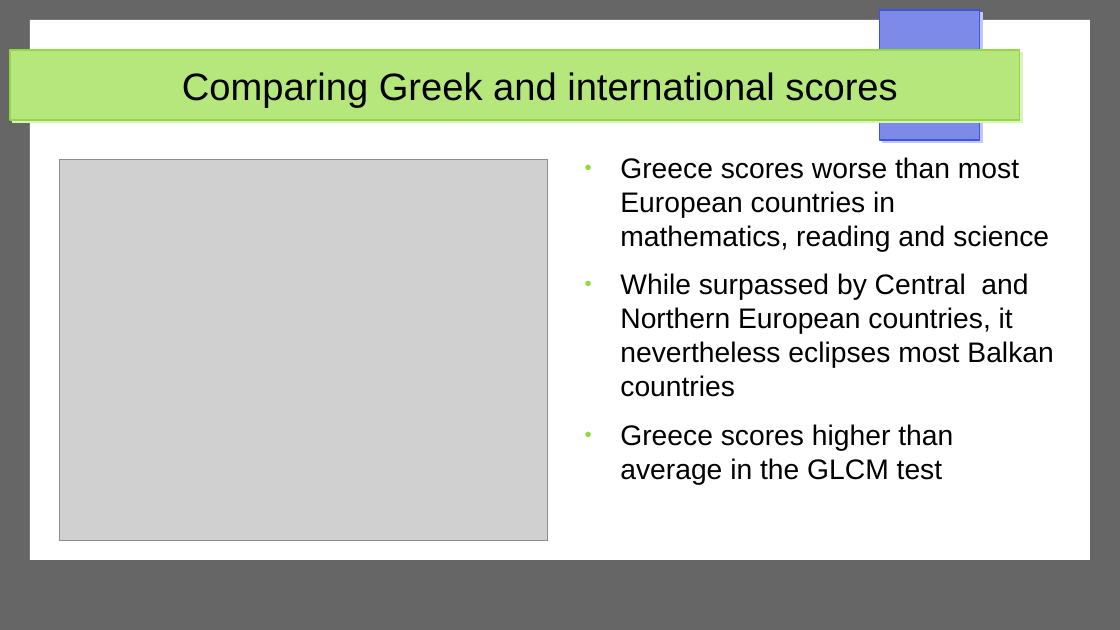
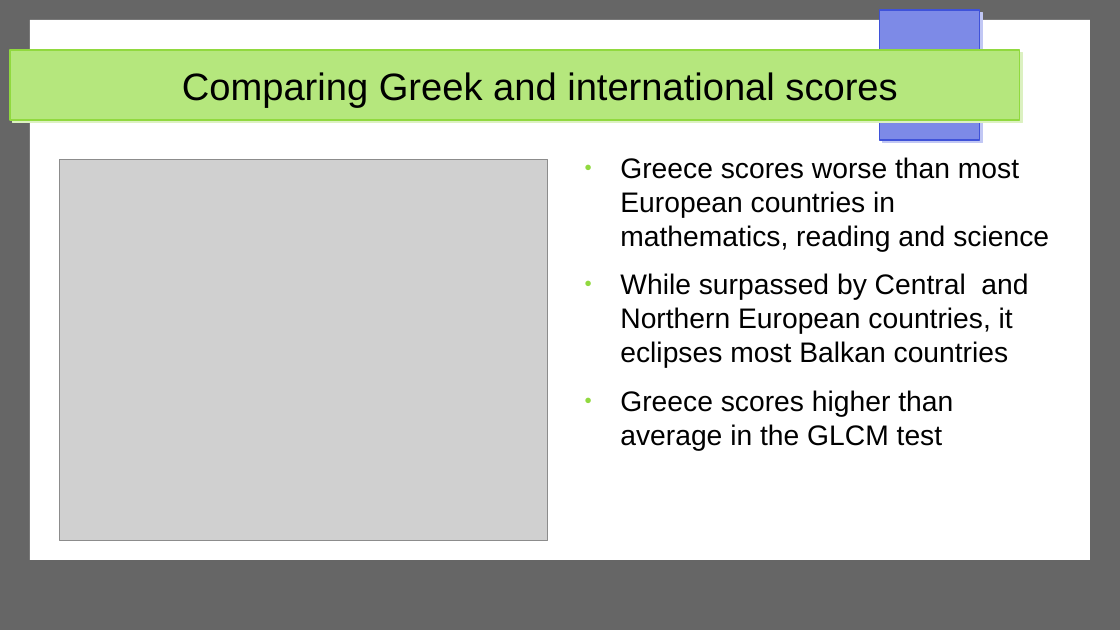
Before and after one commit to dimits-ts/visualization-assignments, a slide deck: slide 9 of presentation-static.odp (slide 8 before the commit). Drawn at 1120x630 pixels with LibreOffice and Linux fonts; fonts in the diff are those of the drawing; grey boxes stand for pictures. Boxes give left, top, right and bottom in pixels: in the first picture for what was removed or moved away, otherwise in the second. Text is boxed around its words. In the diff, an @@ line names an element or a change of style, - is before the commit and + after.

```diff
--- a/presentation-static.odp
+++ b/presentation-static.odp
@@ text at (620, 273, 1028, 368): text changed @@
-● While surpassed by Central and Northern European countries, it nevertheless eclipses most Balkan countries
+● While surpassed by Central and Northern European countries, it eclipses most Balkan countries
```
Also in this commit, not shown: 4 other slides changed, 3 slides added.
